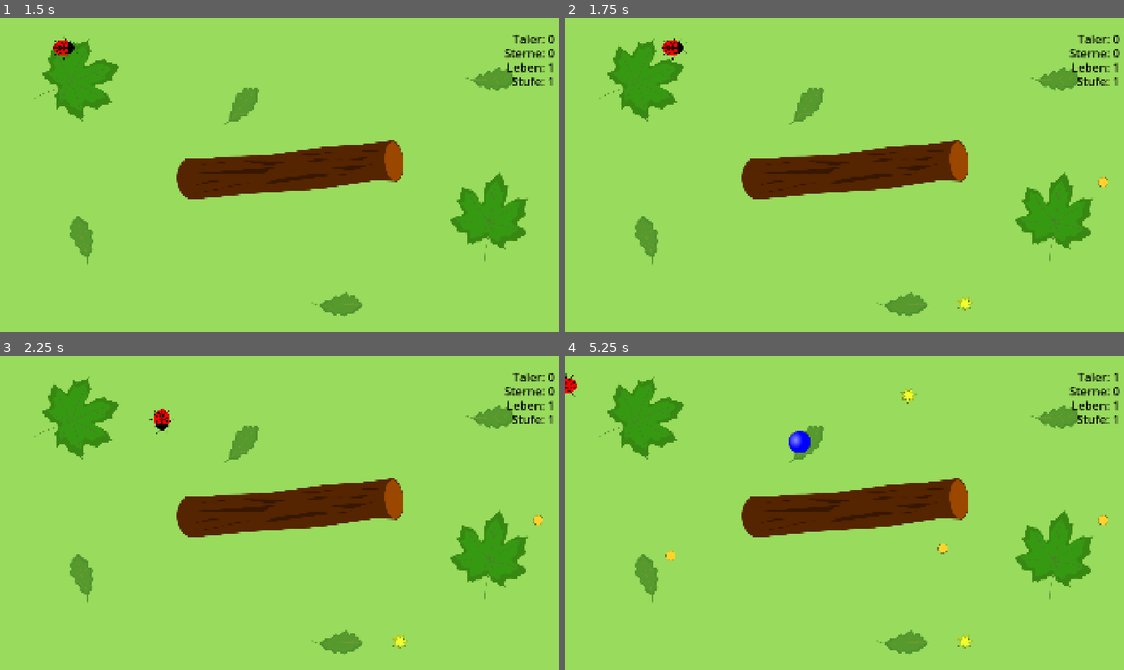
Above: before the commit, frames 1-4 (two rows, left to right).
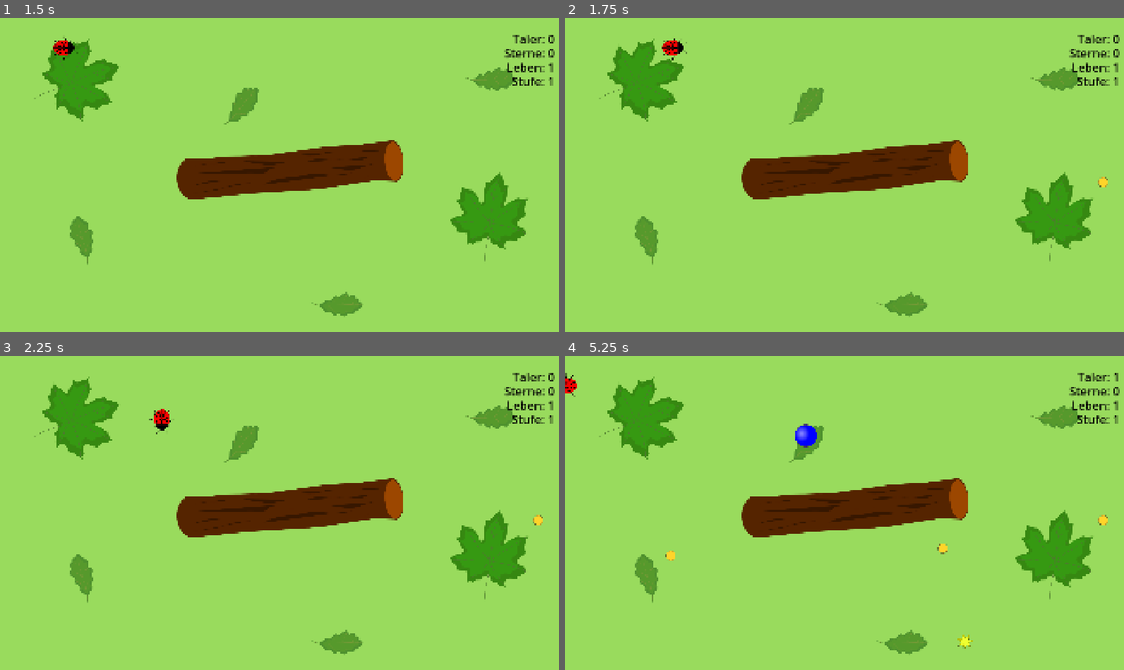
Above: after the commit, the same moments.

Repository: HeinzKn/Godot-Tutorial-Demo-Spiel-Desktop
Game: Godot game, scene res://main.tscn
Same seed, same stepped clock (60 frames per second), same inputs: the game is played once before the commit and once after it.
Inputs:
- Up to frame 1 (1.5 s): click "Start" at 0.5 s; tap Enter at 1.25 s; hold Right (move_right) from 1.28 s (still down)
- Up to frame 2 (1.75 s): keep holding Right (move_right)
- Up to frame 3 (2.25 s): release Right (move_right) at 2.03 s; hold Down (move_down) from 2.03 s (still down)
- Up to frame 4 (5.25 s): release Down (move_down) at 2.78 s; hold Right (move_right) 2.78-3.53 s; tap Space at 3.5 s; hold Up (move_up) 3.53-4.28 s; hold Left (move_left) from 4.28 s (still down)

Frame 1 is identical in both runs. In frame 2, less than 0.1% of the frame differs, in the area x 70-73%, y 88-94%; in frame 3, less than 0.1%; in frame 4, 0.4%, in the area x 40-64%, y 10-31%.

Commit message:
Update game.gd

Diff:
--- a/game.gd
+++ b/game.gd
@@ -23,21 +23,23 @@
 var lb_taler
 var lb_sterne
 var lb_leben
-var audio_taler
-var audio_stern
 
 
 func _ready() -> void:
 	kugel_inst = preload("res://kugeln.tscn")
 	stern_inst = preload("res://sterne.tscn")
 	taler_inst = preload("res://taler.tscn")
+	$KugelTimer.wait_time = 4 #nur beim ersten mal, danach je nach Stufe
 	$SternTimer.wait_time = 3
 	$TalerTimer.wait_time = 1
+	$TalerTimer.start()
+	$SternTimer.start()
+	$KugelTimer.start()
+	set_schwierigkeitsgrad()
 	anzeige_taler(taler_found)
 	anzeige_sterne(sterne_found)
 	anzeige_leben(leben)
 	anzeige_stufe(Score.stufe)
-	set_schwierigkeitsgrad()
 	$GameOver.visible = false
 
 
@@ -48,8 +50,6 @@
 		$KugelTimer.wait_time = 0.5
 	if Score.stufe == 3:
 		$KugelTimer.wait_time = 0.3
-
-
 
 
 func anzeige_taler(t):
@@ -125,6 +125,8 @@
 	stern_count += 1
 	if stern_count <= stern_max:
 		new_stern()
+	else:
+		$SternTimer.stop()
 
 
 
@@ -132,3 +134,5 @@
 	taler_count += 1
 	if taler_count <= taler_max:
 		new_taler()
+	else:
+		$TalerTimer.stop()
